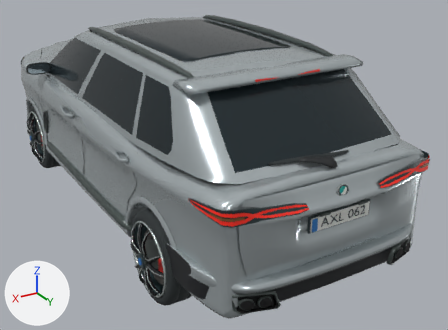
The glTF model vehicles/traffic_suv_silver.glb, before and after one commit.
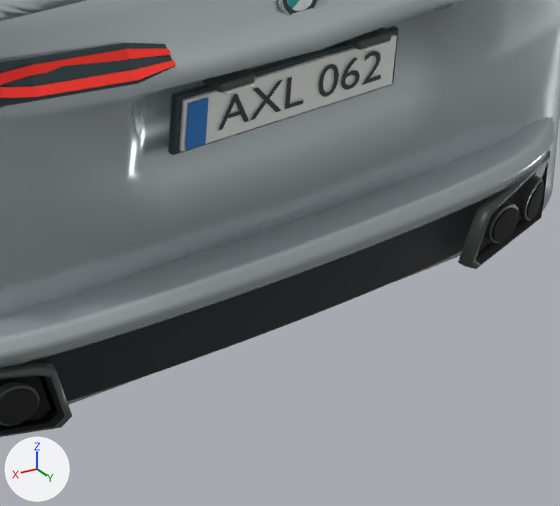
Each version appears first whole from a 50 mm lens placed at (2.49, 5.16, 2.82), pointed at (-0.33, 0.46, 0.46), and next in a close-up on the part from 58% to 92% of the width and 58% to 100% of the height. Every picture has the same lights, and +X, +Y and +Z are marked at lower left. The older version's two pictures come first. Where no turn or scale is listed for an object, it has been applied to the vertices.

The first close-up shows 'Exhaust bore.002', 'Exhaust surround', 'Exhaust surround.001', 'Lower ruby light guide.001', 'Plate frame', 'Registration AXL 062', 'Registration plate', 'Smoked rear lamp carrier.001', 'Split tailgate', 'Upper ruby light guide.001', 'Wraparound rear bumper', 'X5 M60i continuous sculpted body' and 11 more.
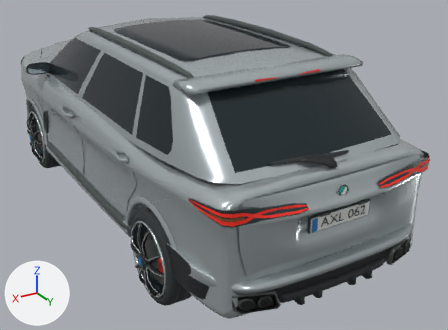
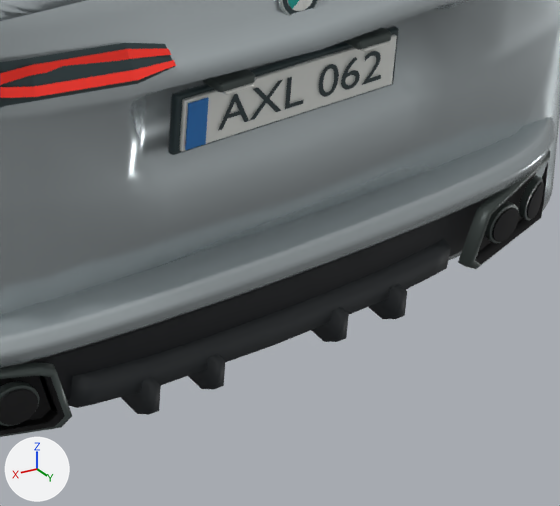
Commit message: Model a rear diffuser for the BWM SUV

What changed in the scene script:
```text
Add mat_textured_rear_diffuser_001:
    mat_textured_rear_diffuser_001 = principled_material('Textured rear diffuser.001')
    mat_textured_rear_diffuser_001.base_color = (0.025, 0.03, 0.034)  # dark grey #2c3034
    mat_textured_rear_diffuser_001.metallic = 0.14
    mat_textured_rear_diffuser_001.roughness = 0.61
Add me_rear_diffuser_strake_003:
    me_rear_diffuser_strake_003.from_pydata(...)  # 10 vertices, 16 faces; spans x 0.285..0.308, y 2.314..2.517, z 0.343..0.426
    me_rear_diffuser_strake_003.materials.append(mat_textured_rear_diffuser_001)  # dark grey #2c3034
Add me_rear_diffuser_strake_002:
    me_rear_diffuser_strake_002.from_pydata(...)  # 10 vertices, 16 faces; spans x 0.137..0.16, y 2.314..2.517, z 0.343..0.426
    me_rear_diffuser_strake_002.materials.append(mat_textured_rear_diffuser_001)  # dark grey #2c3034
Add me_rear_diffuser_strake_001:
    me_rear_diffuser_strake_001.from_pydata(...)  # 10 vertices, 16 faces; spans x -0.16..-0.137, y 2.314..2.517, z 0.343..0.426
    me_rear_diffuser_strake_001.materials.append(mat_textured_rear_diffuser_001)  # dark grey #2c3034
Add me_rear_diffuser_strake:
    me_rear_diffuser_strake.from_pydata(...)  # 10 vertices, 16 faces; spans x -0.308..-0.285, y 2.314..2.517, z 0.343..0.426
    me_rear_diffuser_strake.materials.append(mat_textured_rear_diffuser_001)  # dark grey #2c3034
Add me_rear_diffuser_insert:
    me_rear_diffuser_insert.from_pydata(...)  # 42 vertices, 80 faces; spans x -0.445..0.445, y 2.27..2.501, z 0.368..0.47
    me_rear_diffuser_insert.materials.append(mat_textured_rear_diffuser_001)  # dark grey #2c3034
Add ob_rear_diffuser_strake_003:
    ob_rear_diffuser_strake_003 = bpy.data.objects.new('Rear diffuser strake.003', me_rear_diffuser_strake_003)
    ob_rear_diffuser_strake_003.location = (0.0, 0.0, 0.0)
Add ob_rear_diffuser_strake_002:
    ob_rear_diffuser_strake_002 = bpy.data.objects.new('Rear diffuser strake.002', me_rear_diffuser_strake_002)
    ob_rear_diffuser_strake_002.location = (0.0, 0.0, 0.0)
Add ob_rear_diffuser_strake_001:
    ob_rear_diffuser_strake_001 = bpy.data.objects.new('Rear diffuser strake.001', me_rear_diffuser_strake_001)
    ob_rear_diffuser_strake_001.location = (0.0, 0.0, 0.0)
Add ob_rear_diffuser_strake:
    ob_rear_diffuser_strake = bpy.data.objects.new('Rear diffuser strake', me_rear_diffuser_strake)
    ob_rear_diffuser_strake.location = (0.0, 0.0, 0.0)
Add ob_rear_diffuser_insert:
    ob_rear_diffuser_insert = bpy.data.objects.new('Rear diffuser insert', me_rear_diffuser_insert)
    ob_rear_diffuser_insert.location = (0.0, 0.0, 0.0)
```

Pixel boxes [x1, y1, x2, y2] of what changed, in the close-ups (560 x 506 px):
'Rear diffuser insert', added
    after: [68, 239, 451, 408]
'Rear diffuser strake.003', added
    after: [121, 377, 161, 415]
'Rear diffuser strake', added
    after: [369, 284, 407, 319]
'Rear diffuser strake.002', added
    after: [188, 354, 225, 389]
'Rear diffuser strake.001', added
    after: [311, 307, 349, 342]
